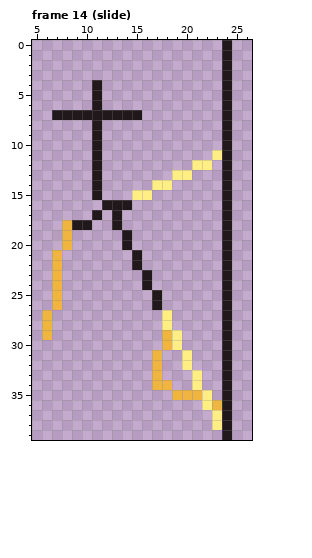
Pixel-art file, stored at assets/player/pose.aseprite. That is the earlier state.
37x40 pixels, 15 frames. Shown: frame 14 (slide): x 5..26, y 0..39. The commit also changed other frames, which this record leaves out.
The same view after the edit:
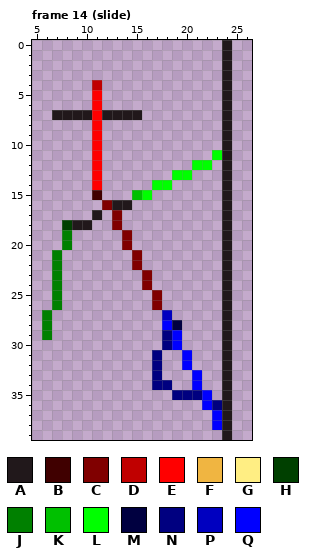
Palette (. is transparent): A #21181b  B #400000  C #800000  D #c00000  E #ff0000  F #f0b541  G #ffee83  H #004000  J #008000  K #00c000  L #00ff00  M #000040  N #000080  P #0000c0  Q #0000ff
Diff:
Frame 14 (slide):
y 4: x 11 A -> D
y 5..10: x 11 A -> E
y 11: x 11 A -> E; x 23 G -> L
y 12: x 11 A -> E; x 21..22 GG -> LL
y 13: x 11 A -> E; x 19..20 GG -> LL
y 14: x 11 A -> E; x 17..18 GG -> LL
y 15: x 11 A -> B; x 15..16 GG -> KL
y 16: x 12 A -> C
y 17: x 13 A -> C
y 18: x 8 F -> H; x 13 A -> C
y 19..20: x 8 F -> J; x 14 A -> C
y 21..22: x 7 F -> J; x 15 A -> C
y 23..24: x 7 F -> J; x 16 A -> C
y 25..26: x 7 F -> J; x 17 A -> C
y 27: x 6 F -> J; x 18 G -> P
y 28: x 6 F -> J; x 18..19 G. -> QM
y 29: x 6 F -> J; x 18..19 FG -> NQ
y 30: x 18..19 FG -> NQ
y 31..32: x 17 F -> N; x 20 G -> Q
y 33: x 17 F -> N; x 21 G -> Q
y 34: x 17..18 FF -> NN; x 21 G -> Q
y 35: x 19..22 FFFG -> NNNQ
y 36: x 22..23 GF -> QN
y 37..38: x 23 G -> Q
Pixel boxes of the changes (left, top, right, bottom) in both pictures:
changed: (42, 80, 222, 430)
